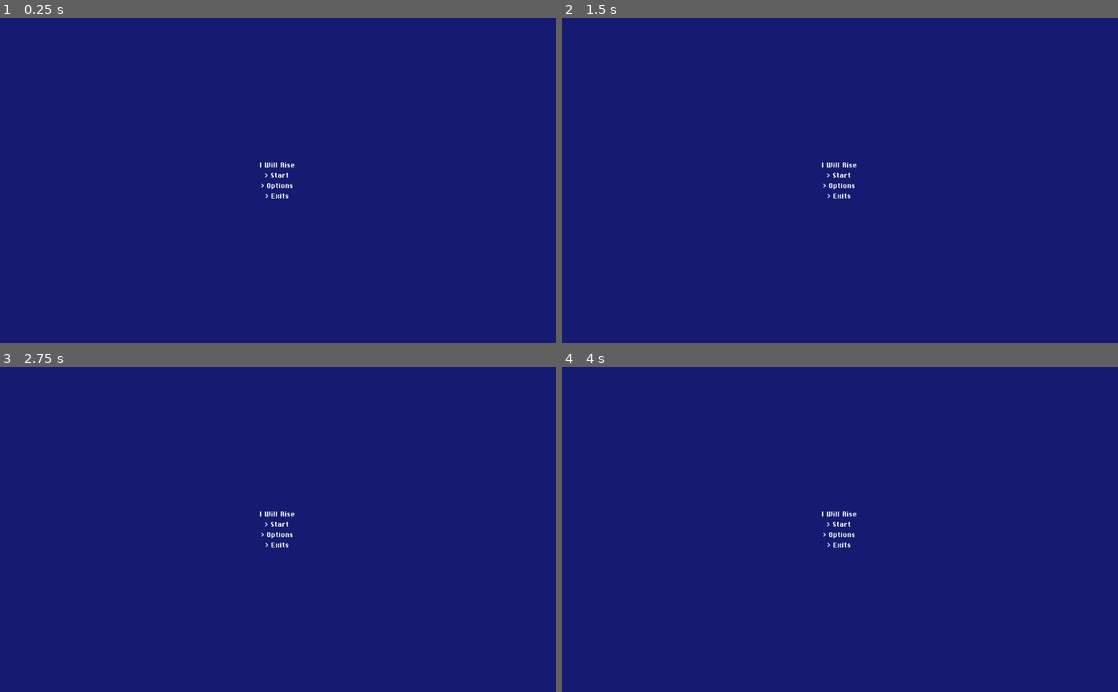
Above: before the commit, frames 1-4 (two rows, left to right).
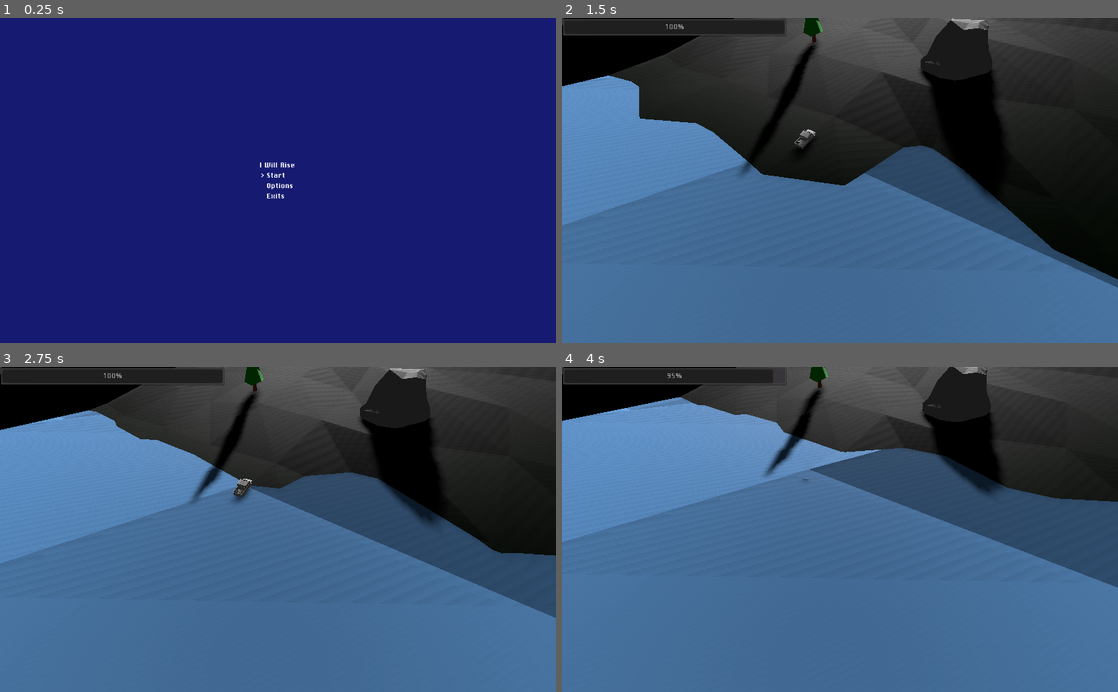
Above: after the commit, the same moments.

Repository: petwoo10/Game2021
Game: Godot game, scene res://MainMenu.tscn
The game is run twice, just before and just after one commit, with the same random seed, the same clock (stepped at 60 frames per second) and the same inputs. This scene is started directly instead of the project's main scene.
Inputs:
- Up to frame 1 (0.25 s): no input
- Up to frame 2 (1.5 s): tap Enter (ui_accept) at 0.5, 0.6, 0.77, 1.07, 1.35 s; hold D (right) 0.53-1.28 s; hold Down (ui_down) from 1.28 s (still down)
- Up to frame 3 (2.75 s): tap Enter (ui_accept) at 1.52, 1.82, 2.1 s; release Down (ui_down) at 2.03 s; hold D (right) from 2.03 s (still down)
- Up to frame 4 (4 s): release D (right) at 2.78 s; hold Up (ui_up) 2.78-3.53 s; tap Enter (ui_accept) at 2.85, 3.02, 3.32, 3.6, 3.77 s; hold A (left) from 3.53 s (still down)

The runs differ from the first frame. In frame 1, less than 0.1% of the frame differs, in the area x 47-52%, y 47-56%; in frame 2, 100%, in the area x 0-100%, y 0-100%; in frame 3, 100%; in frame 4, 100%.

Commit message:
got menu and starting gaem

Diff:
--- /dev/null
+++ b/I will Rise/MainMenu.gd
@@ -0,0 +1,44 @@
+extends MarginContainer
+
+
+const test_level = "res://test level.tscn"
+
+onready var selector_one = $CenterContainer/VBoxContainer/ContainerStart/HBoxContainer/selector
+onready var selector_two = $CenterContainer/VBoxContainer/ContainerOptions/HBoxContainer/selector
+onready var selector_three = $CenterContainer/VBoxContainer/ContainerExit/HBoxContainer/selector
+
+
+var current_selection = 0
+
+func _ready():
+	print(selector_one.text)
+	set_current_selection(0)
+
+func _process(delta):
+	if Input.is_action_just_pressed("ui_down") and current_selection <2:
+		current_selection += 1
+		set_current_selection(current_selection)
+	elif Input.is_action_just_pressed("ui_up") and current_selection > 0:
+		current_selection -= 1
+		set_current_selection(current_selection)
+	elif Input.is_action_just_pressed("ui_accept"):
+		handle_selection(current_selection)
+
+
+func handle_selection(current_selection):
+	if current_selection == 0:
+		get_tree().change_scene(test_level)
+		queue_free()
+
+
+func set_current_selection(_current_selection):
+
+	selector_one.text = ""
+	selector_two.text = ""
+	selector_three.text = ""
+	if _current_selection == 0:
+		selector_one.text = ">"
+	elif  _current_selection == 1:
+		selector_two.text = ">"
+	elif  _current_selection == 2:
+		selector_three.text = ">"
--- a/I will Rise/MainMenu.tscn
+++ b/I will Rise/MainMenu.tscn
@@ -1,6 +1,7 @@
-[gd_scene load_steps=6 format=2]
+[gd_scene load_steps=7 format=2]
 
 [ext_resource path="res://model/ChiKareGo2.ttf" type="DynamicFontData" id=1]
+[ext_resource path="res://MainMenu.gd" type="Script" id=2]
 
 [sub_resource type="DynamicFontData" id=1]
 font_path = "res://model/ChiKareGo2.ttf"
@@ -17,6 +18,7 @@
 [node name="MainMenu" type="MarginContainer"]
 anchor_right = 1.0
 anchor_bottom = 1.0
+script = ExtResource( 2 )
 __meta__ = {
 "_edit_use_anchors_": false
 }
@@ -36,92 +38,86 @@
 margin_right = 544.0
 margin_bottom = 336.0
 
-[node name="CenterContainer" type="CenterContainer" parent="CenterContainer/VBoxContainer"]
+[node name="ContainerTitle" type="CenterContainer" parent="CenterContainer/VBoxContainer"]
 margin_right = 65.0
 margin_bottom = 15.0
 
-[node name="Label" type="Label" parent="CenterContainer/VBoxContainer/CenterContainer"]
+[node name="Label" type="Label" parent="CenterContainer/VBoxContainer/ContainerTitle"]
 margin_right = 65.0
 margin_bottom = 15.0
 custom_fonts/font = SubResource( 2 )
 text = "I Will Rise"
 
-[node name="CenterContainer2" type="CenterContainer" parent="CenterContainer/VBoxContainer"]
+[node name="ContainerStart" type="CenterContainer" parent="CenterContainer/VBoxContainer"]
 margin_top = 19.0
 margin_right = 65.0
-margin_bottom = 72.0
-__meta__ = {
-"_edit_use_anchors_": false
-}
+margin_bottom = 34.0
 
-[node name="VBoxContainer" type="VBoxContainer" parent="CenterContainer/VBoxContainer/CenterContainer2"]
+[node name="HBoxContainer" type="HBoxContainer" parent="CenterContainer/VBoxContainer/ContainerStart"]
 margin_left = 2.0
 margin_right = 62.0
-margin_bottom = 53.0
-
-[node name="CenterContainer2" type="CenterContainer" parent="CenterContainer/VBoxContainer/CenterContainer2/VBoxContainer"]
-margin_right = 60.0
 margin_bottom = 15.0
 
-[node name="HBoxContainer" type="HBoxContainer" parent="CenterContainer/VBoxContainer/CenterContainer2/VBoxContainer/CenterContainer2"]
-margin_left = 7.0
-margin_right = 52.0
-margin_bottom = 15.0
-
-[node name="selector" type="Label" parent="CenterContainer/VBoxContainer/CenterContainer2/VBoxContainer/CenterContainer2/HBoxContainer"]
+[node name="selector" type="Label" parent="CenterContainer/VBoxContainer/ContainerStart/HBoxContainer"]
 margin_right = 7.0
 margin_bottom = 15.0
+rect_min_size = Vector2( 7, 0 )
 custom_fonts/font = SubResource( 3 )
 text = ">"
 
-[node name="optionName" type="Label" parent="CenterContainer/VBoxContainer/CenterContainer2/VBoxContainer/CenterContainer2/HBoxContainer"]
+[node name="optionName" type="Label" parent="CenterContainer/VBoxContainer/ContainerStart/HBoxContainer"]
 margin_left = 11.0
-margin_right = 45.0
+margin_right = 60.0
 margin_bottom = 15.0
+rect_min_size = Vector2( 49, 0 )
 custom_fonts/font = SubResource( 4 )
 text = "Start"
 
-[node name="CenterContainer3" type="CenterContainer" parent="CenterContainer/VBoxContainer/CenterContainer2/VBoxContainer"]
-margin_top = 19.0
-margin_right = 60.0
-margin_bottom = 34.0
+[node name="ContainerOptions" type="CenterContainer" parent="CenterContainer/VBoxContainer"]
+margin_top = 38.0
+margin_right = 65.0
+margin_bottom = 53.0
 
-[node name="HBoxContainer" type="HBoxContainer" parent="CenterContainer/VBoxContainer/CenterContainer2/VBoxContainer/CenterContainer3"]
-margin_right = 60.0
+[node name="HBoxContainer" type="HBoxContainer" parent="CenterContainer/VBoxContainer/ContainerOptions"]
+margin_left = 2.0
+margin_right = 62.0
 margin_bottom = 15.0
 
-[node name="selector" type="Label" parent="CenterContainer/VBoxContainer/CenterContainer2/VBoxContainer/CenterContainer3/HBoxContainer"]
+[node name="selector" type="Label" parent="CenterContainer/VBoxContainer/ContainerOptions/HBoxContainer"]
 margin_right = 7.0
 margin_bottom = 15.0
+rect_min_size = Vector2( 7, 0 )
 custom_fonts/font = SubResource( 3 )
 text = ">"
 
-[node name="optionName" type="Label" parent="CenterContainer/VBoxContainer/CenterContainer2/VBoxContainer/CenterContainer3/HBoxContainer"]
+[node name="optionName" type="Label" parent="CenterContainer/VBoxContainer/ContainerOptions/HBoxContainer"]
 margin_left = 11.0
 margin_right = 60.0
 margin_bottom = 15.0
 custom_fonts/font = SubResource( 4 )
 text = "Options"
 
-[node name="CenterContainer4" type="CenterContainer" parent="CenterContainer/VBoxContainer/CenterContainer2/VBoxContainer"]
-margin_top = 38.0
-margin_right = 60.0
-margin_bottom = 53.0
+[node name="ContainerExit" type="CenterContainer" parent="CenterContainer/VBoxContainer"]
+margin_top = 57.0
+margin_right = 65.0
+margin_bottom = 72.0
 
-[node name="HBoxContainer" type="HBoxContainer" parent="CenterContainer/VBoxContainer/CenterContainer2/VBoxContainer/CenterContainer4"]
-margin_left = 8.0
-margin_right = 52.0
+[node name="HBoxContainer" type="HBoxContainer" parent="CenterContainer/VBoxContainer/ContainerExit"]
+margin_left = 2.0
+margin_right = 62.0
 margin_bottom = 15.0
 
-[node name="selector" type="Label" parent="CenterContainer/VBoxContainer/CenterContainer2/VBoxContainer/CenterContainer4/HBoxContainer"]
+[node name="selector" type="Label" parent="CenterContainer/VBoxContainer/ContainerExit/HBoxContainer"]
 margin_right = 7.0
 margin_bottom = 15.0
+rect_min_size = Vector2( 7, 0 )
 custom_fonts/font = SubResource( 3 )
 text = ">"
 
-[node name="optionName" type="Label" parent="CenterContainer/VBoxContainer/CenterContainer2/VBoxContainer/CenterContainer4/HBoxContainer"]
+[node name="optionName" type="Label" parent="CenterContainer/VBoxContainer/ContainerExit/HBoxContainer"]
 margin_left = 11.0
-margin_right = 44.0
+margin_right = 60.0
 margin_bottom = 15.0
+rect_min_size = Vector2( 49, 0 )
 custom_fonts/font = SubResource( 4 )
 text = "Exits"
--- /dev/null
+++ b/I will Rise/options.tscn
@@ -0,0 +1,23 @@
+[gd_scene format=2]
+
+[node name="ColorRect" type="ColorRect"]
+anchor_right = 1.0
+anchor_bottom = 1.0
+color = Color( 0.368627, 0.317647, 0.827451, 1 )
+__meta__ = {
+"_edit_use_anchors_": false
+}
+
+[node name="CenterContainer" type="CenterContainer" parent="."]
+anchor_right = 1.0
+anchor_bottom = 1.0
+__meta__ = {
+"_edit_use_anchors_": false
+}
+
+[node name="Label" type="Label" parent="CenterContainer"]
+margin_left = 490.0
+margin_top = 293.0
+margin_right = 533.0
+margin_bottom = 307.0
+text = "sound "
